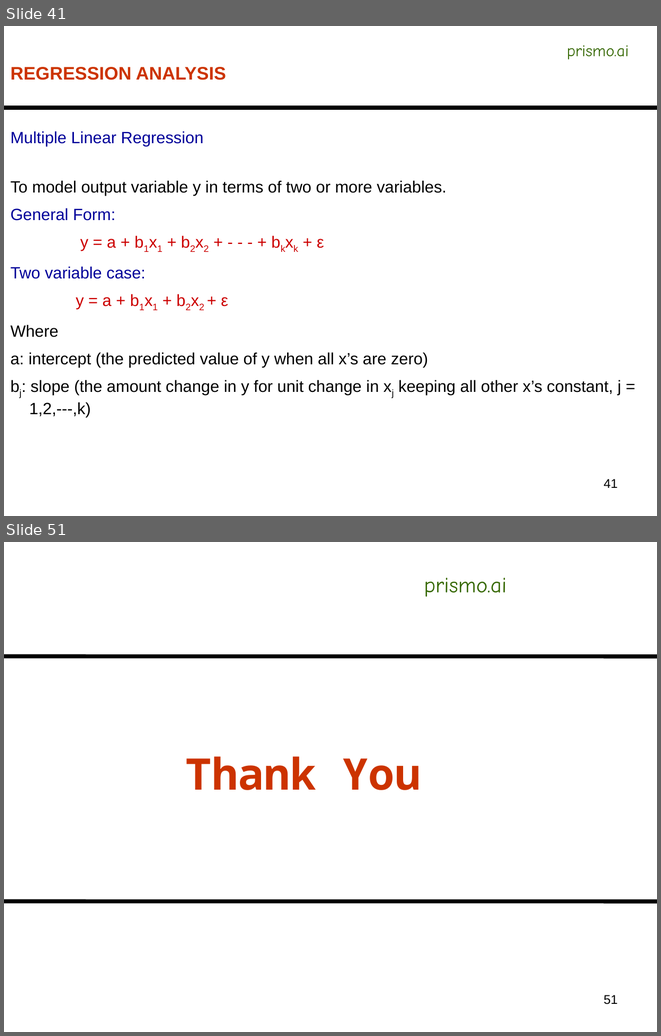
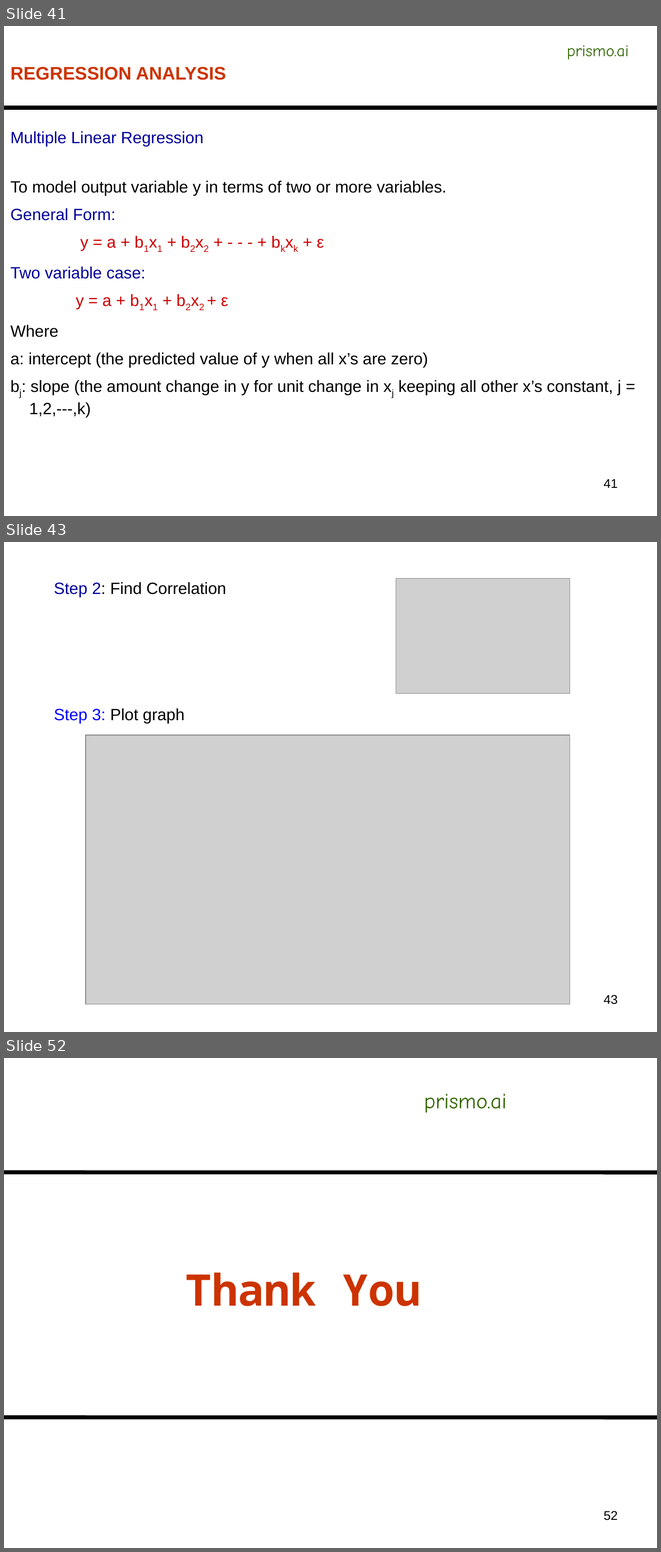
Before and after one commit to AnirbanDatta87/Python, a slide deck: Concepts/C12 - Predictive Modeling/Business_Forecasting_Module1.pptx. Shown one above the other, each under a label of ours: slides 41 and 51 before the commit, slides 41, 43 and 52 after it; the slides between them are not shown. The pictures are 661x1036 and 661x1552 pixels, drawn with LibreOffice and Linux fonts; fonts in the diff are those of the drawing; grey boxes stand for pictures. Boxes give left, top, right and bottom in pixels: in the first picture for what was removed or moved away, otherwise in the second. Text is boxed around its words. In the diff, an @@ line names an element or a change of style, - is before the commit and + after.

```diff
--- a/Concepts/C12 - Predictive Modeling/Business_Forecasting_Module1.pptx
+++ b/Concepts/C12 - Predictive Modeling/Business_Forecasting_Module1.pptx
@@ slide 43 added at box(4, 542, 657, 1032), background #FFFFFF @@
@@ text added at box(54, 582, 227, 597), 18 pt, text #000000 @@
+Step 2: Find Correlation
@@ picture added at box(396, 579, 570, 694) @@
@@ text added at box(54, 708, 185, 723), 18 pt, text #000000 @@
+Step 3: Plot graph
@@ picture added at box(86, 734, 570, 1004) @@
@@ page number added at box(603, 995, 618, 1004), 14 pt, text #000000 @@
+43
@@ what was slide 51 is now slide 52 @@
@@ page number at box(603, 1511, 618, 1520): text changed @@
-51
+52
```
Also in this commit, not shown: 4 slides changed, 5 other slides added, 5 slides removed, 21 other files.
